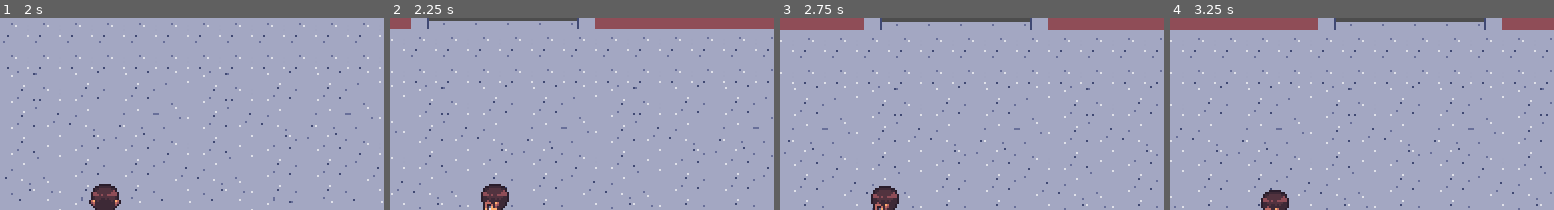
Above: before the commit, frames 1-4 (left to right).
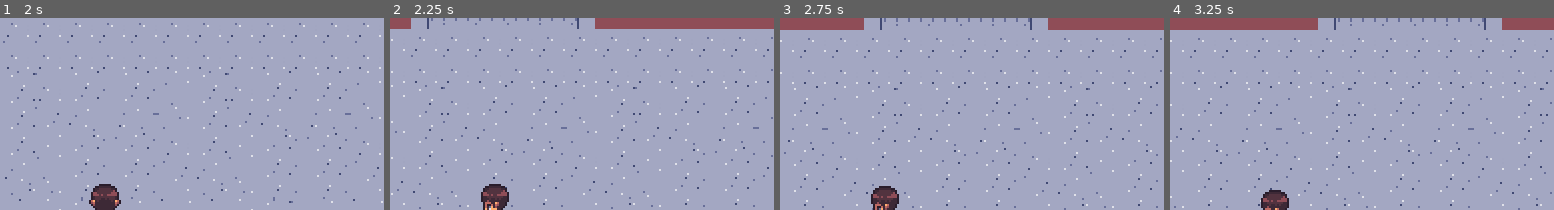
Above: after the commit, the same moments.

Repository: TechnoDark-ti/Projeto-CA-ADA-PELA-VERDADE
Game: Godot game, scene res://cenas/act01/act01_02.tscn
The game is run twice, just before and just after one commit, with the same random seed, the same clock (stepped at 60 frames per second) and the same inputs.
Inputs (mouse positions are % of the whole screen's width and height, from its top left):
- Up to frame 1 (2 s): tap Enter at 0.5 s; move the mouse to (45, 70) at 0.52 s; hold W (move_up) from 0.53 s (still down); move the mouse to (80, 65) at 1.27 s
- Up to frame 2 (2.25 s): move the mouse to (20, 35) at 2.02 s; release W (move_up) at 2.03 s; hold A (move_left) from 2.03 s (still down)
- Up to frame 3 (2.75 s): keep holding A (move_left)
- Up to frame 4 (3.25 s): keep holding A (move_left); move the mouse to (55, 50) at 2.77 s
The pictures show only the part of the screen within x 36-86%, y 0-50%; the shares and areas given below are measured in that part.

Frame 1 is identical in both runs. In frame 2, 0.6% of the frame differs, in the area x 10-49%, y 0-2%; in frame 3, 0.8%, in the area x 26-66%, y 0-3%; in frame 4, 0.8%.

Commit message:
Update tileset.tscn
Corrigindo o quartel

Diff:
--- a/cenas/tiles/tileset.tscn
+++ b/cenas/tiles/tileset.tscn
@@ -1,7 +1,13 @@
 [gd_scene load_steps=7 format=3 uid="uid://dytc81mbt1gok"]
 
-[ext_resource type="Texture2D" uid="uid://b1el0edoyrhp8" path="res://assets/cenário/maps/quartel (sem chão).png" id="1_e86fl"]
-[ext_resource type="Texture2D" uid="uid://codu7v4ywdp2u" path="res://assets/cenário/maps/Muro.png" id="1_hb6q8"]
+[ext_resource type="Texture2D" uid="uid://3pyp7xolm0mv" path="res://assets/cenário/maps/quartel (com chão).png" id="1_4hxfb"]
+[ext_resource type="Texture2D" uid="uid://cn7scd2bkgaul" path="res://assets/cenário/maps/Muro.png" id="1_hb6q8"]
+
+[sub_resource type="RectangleShape2D" id="RectangleShape2D_0jwwo"]
+size = Vector2(390, 20)
+
+[sub_resource type="RectangleShape2D" id="RectangleShape2D_y7430"]
+size = Vector2(389, 20)
 
 [sub_resource type="RectangleShape2D" id="RectangleShape2D_mhcg7"]
 size = Vector2(382, 35)
@@ -9,13 +15,24 @@
 [sub_resource type="RectangleShape2D" id="RectangleShape2D_ak0bd"]
 size = Vector2(382, 35)
 
-[sub_resource type="RectangleShape2D" id="RectangleShape2D_rxyn7"]
-size = Vector2(388, 22)
+[node name="Tileset" type="Node2D"]
 
-[sub_resource type="RectangleShape2D" id="RectangleShape2D_qmle1"]
-size = Vector2(388, 20)
+[node name="Quartel(comChão)" type="Sprite2D" parent="."]
+position = Vector2(377, 62)
+texture = ExtResource("1_4hxfb")
 
-[node name="Tileset" type="Node2D"]
+[node name="StaticBody2D" type="StaticBody2D" parent="Quartel(comChão)"]
+position = Vector2(-265, 90)
+
+[node name="CollisionShape2D" type="CollisionShape2D" parent="Quartel(comChão)/StaticBody2D"]
+position = Vector2(53, -1)
+shape = SubResource("RectangleShape2D_0jwwo")
+
+[node name="StaticBody2D2" type="StaticBody2D" parent="Quartel(comChão)"]
+
+[node name="CollisionShape2D" type="CollisionShape2D" parent="Quartel(comChão)/StaticBody2D2"]
+position = Vector2(211.5, 89)
+shape = SubResource("RectangleShape2D_y7430")
 
 [node name="Muro" type="Sprite2D" parent="."]
 position = Vector2(376, 54)
@@ -32,19 +49,3 @@
 [node name="CollisionShape2D" type="CollisionShape2D" parent="Muro/StaticBody2D2"]
 position = Vector2(229, 194.5)
 shape = SubResource("RectangleShape2D_ak0bd")
-
-[node name="Quartel(semChão)" type="Sprite2D" parent="."]
-position = Vector2(372, -99)
-texture = ExtResource("1_e86fl")
-
-[node name="StaticBody2D" type="StaticBody2D" parent="Quartel(semChão)"]
-
-[node name="CollisionShape2D" type="CollisionShape2D" parent="Quartel(semChão)/StaticBody2D"]
-position = Vector2(-211, 128)
-shape = SubResource("RectangleShape2D_rxyn7")
-
-[node name="StaticBody2D2" type="StaticBody2D" parent="Quartel(semChão)"]
-
-[node name="CollisionShape2D" type="CollisionShape2D" parent="Quartel(semChão)/StaticBody2D2"]
-position = Vector2(211, 129)
-shape = SubResource("RectangleShape2D_qmle1")
